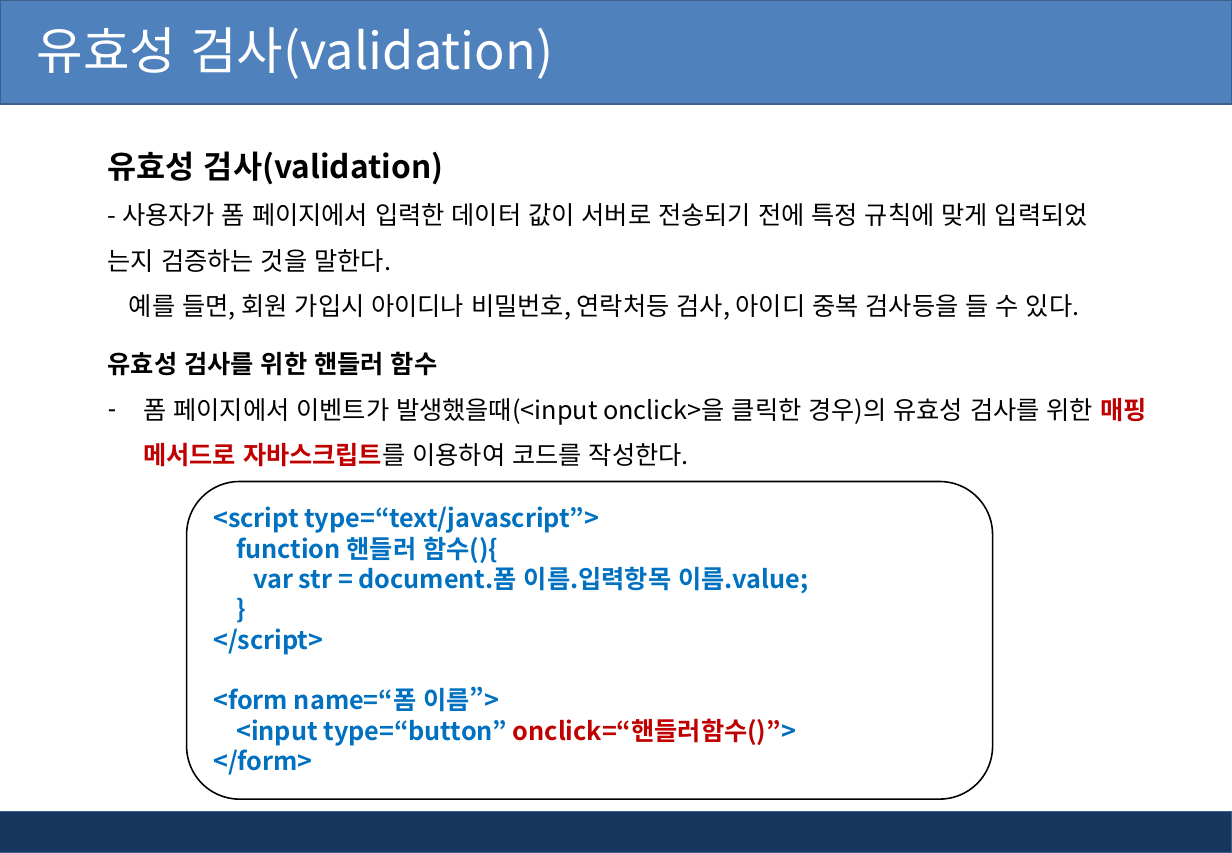
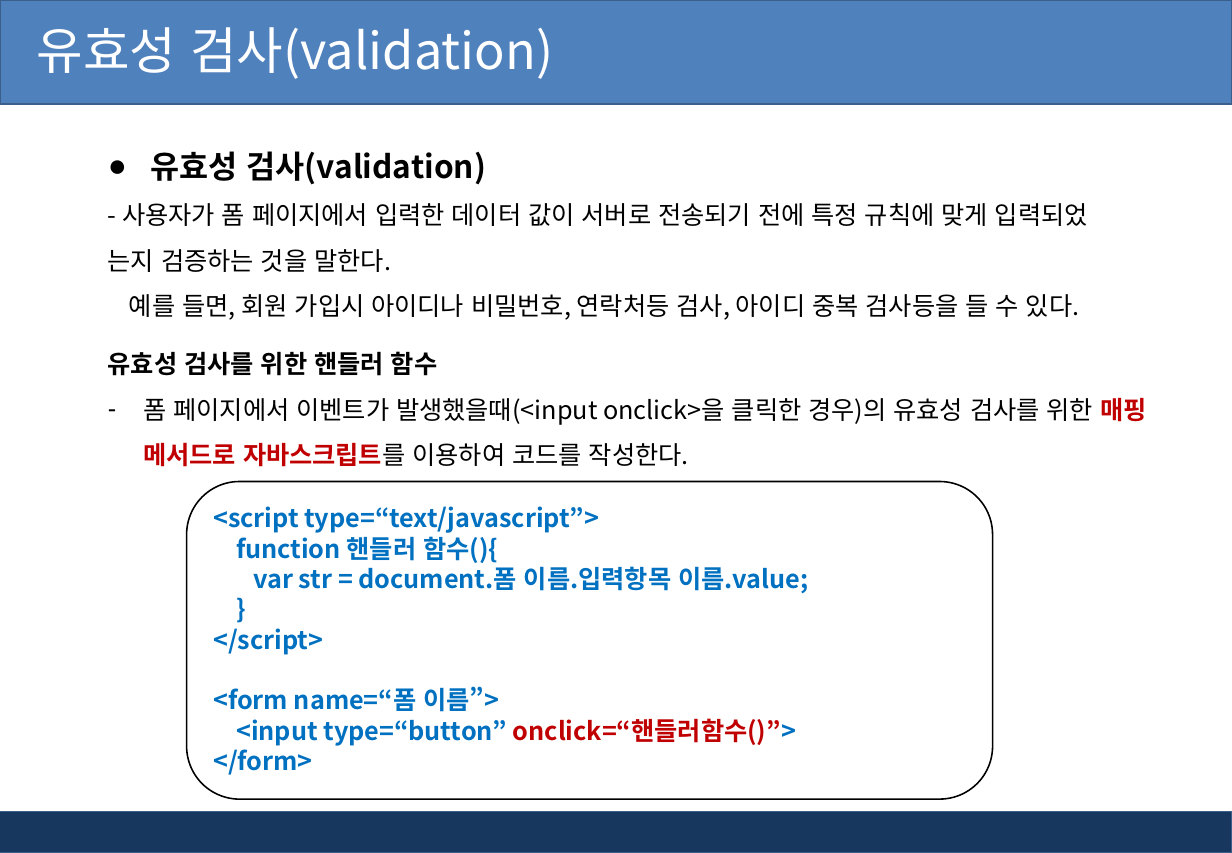
Before and after one commit to pshho/ngreen_project, a slide deck: slide 2 of jspWorks/자료/jsp_ppt/6장. jsp 유효성검사와 정규표현식.pptx. Drawn at 1232x853 pixels with LibreOffice and Linux fonts; fonts in the diff are those of the drawing; background and template pictures are left out. Boxes give left, top, right and bottom in pixels: in the first picture for what was removed or moved away, otherwise in the second. Text is boxed around its words. In the diff, an @@ line names an element or a change of style, - is before the commit and + after.

```diff
--- a/jspWorks/자료/jsp_ppt/6장. jsp 유효성검사와 정규표현식.pptx
+++ b/jspWorks/자료/jsp_ppt/6장. jsp 유효성검사와 정규표현식.pptx
@@ text at <box>150,151,486,185</box>: bullet none to ● @@
```
Also in this commit, not shown: 7 other slides changed, 2 slides added, 46 other files.
